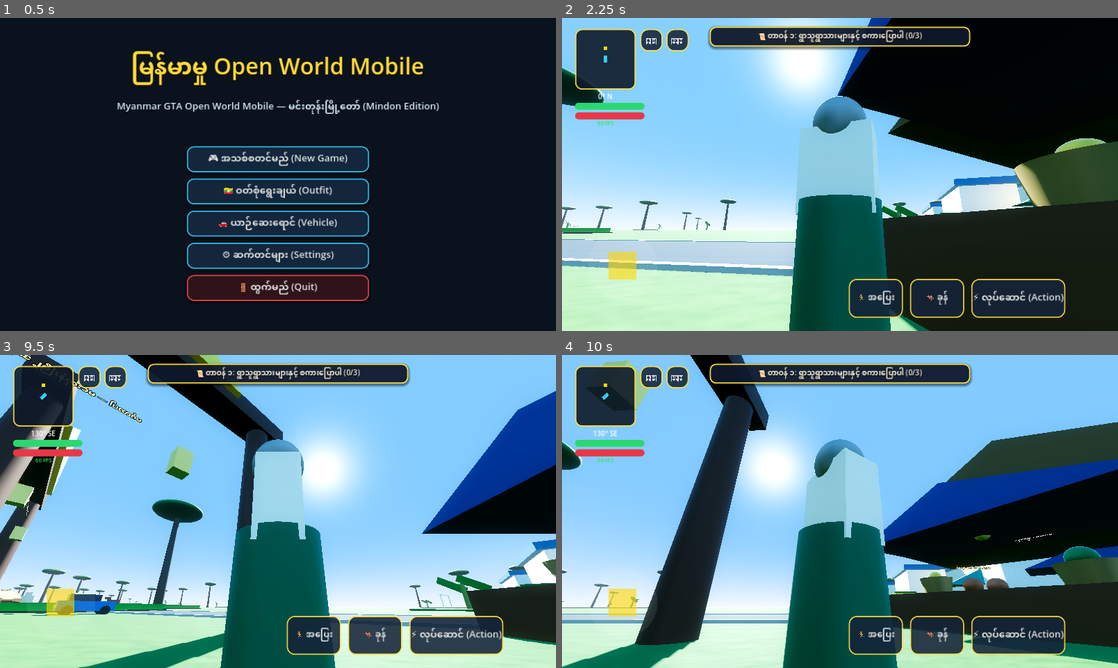
Above: before the commit, frames 1-4 (two rows, left to right).
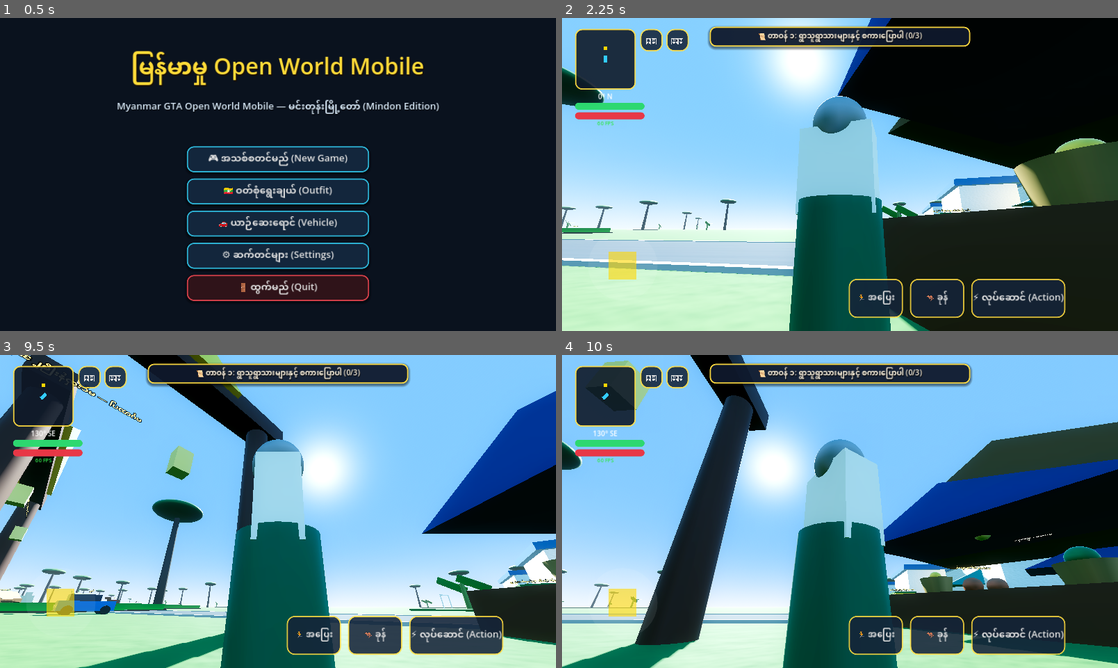
Above: after the commit, the same moments.

Repository: sudohlaingwin/gta-open-world
Game: Godot game, scene res://scenes/main_menu.tscn
The game is run twice, just before and just after one commit, with the same random seed, the same clock (stepped at 60 frames per second) and the same inputs.
Inputs (mouse positions are in pixels of both pictures, inside the frame that each line leads up to):
- Up to frame 1 (0.5 s): no input
- Up to frame 2 (2.25 s): click "🎮 အသစ်စတင်မည် (New Game)" at 0.5 s; drag from (628, 274) to (895, 105) at 1.27 s; drag from (728, 190) to (812, 237) at 2.02 s
- Up to frame 3 (9.5 s): move the mouse to (333, 442) at 2.77 s; hold Right (ui_right) 2.78-3.5 s; hold Ctrl 2.78-3.5 s; drag from (250, 574) to (111, 464) at 3.52 s; click "🗺️" at 4.25 s; click "⏸️" at 5 s; click "🏃 အပြေး" at 5.75 s; click "🦘 ခုန်" at 6.5 s; click "⚡ လုပ်ဆောင် (Action)" at 7.25 s; click "✕" at 8 s; tap Enter at 8.75 s; move the mouse to (444, 558) at 8.77 s; hold Left (ui_left) from 8.78 s (still down); hold Ctrl from 8.78 s (still down); tap Space at 9.02 s
- Up to frame 4 (10 s): release Left (ui_left) at 9.5 s; release Ctrl at 9.5 s; drag from (673, 464) to (756, 433) at 9.52 s

Frame 1 is identical in both runs. In frame 2, less than 0.1% of the frame differs, in the area x 66-74%, y 60-63%; in frame 3, less than 0.1%, in the area x 16-100%, y 71-78%; in frame 4, less than 0.1%.

Commit message:
Slice 213: Complete Ground, Mount & Aviation Fleet 3D Cultural Signage Overhaul

Diff:
--- a/scenes/airplane.tscn
+++ b/scenes/airplane.tscn
@@ -78,3 +78,10 @@
 
 [node name="CollisionShape3D" type="CollisionShape3D" parent="InteractionArea"]
 shape = SubResource("SphereShape3D_interact")
+
+[node name="PlaneSign" type="Label3D" parent="."]
+transform = Transform3D(1, 0, 0, 0, 1, 0, 0, 0, 1, 0, 3.4, 0)
+text = "မင်းတုန်း အပေါ့စား လေယာဉ်ပျံ ✈️"
+font_size = 40
+outline_size = 12
+modulate = Color(1.0, 0.90, 0.40, 1)
--- a/scenes/helicopter.tscn
+++ b/scenes/helicopter.tscn
@@ -82,3 +82,10 @@
 
 [node name="CollisionShape3D" type="CollisionShape3D" parent="InteractionArea"]
 shape = SubResource("SphereShape3D_interact")
+
+[node name="HeliSign" type="Label3D" parent="."]
+transform = Transform3D(1, 0, 0, 0, 1, 0, 0, 0, 1, 0, 3.8, 0)
+text = "မင်းတုန်း ကယ်ဆယ်ရေး ရဟတ်ယာဉ် 🚁"
+font_size = 40
+outline_size = 12
+modulate = Color(1.0, 0.90, 0.40, 1)
--- a/scenes/myanmar_horse.tscn
+++ b/scenes/myanmar_horse.tscn
@@ -107,3 +107,10 @@
 [node name="CollisionShape3D" type="CollisionShape3D" parent="InteractionArea"]
 transform = Transform3D(1, 0, 0, 0, 1, 0, 0, 0, 1, 0, 1.35, 0)
 shape = SubResource("BoxShape3D_interact")
+
+[node name="HorseSign" type="Label3D" parent="."]
+transform = Transform3D(1, 0, 0, 0, 1, 0, 0, 0, 1, 0, 2.9, 0)
+text = "မင်းတုန်း သိန္ဓောမြင်းရိုင်း 🐎"
+font_size = 38
+outline_size = 10
+modulate = Color(1.0, 0.90, 0.40, 1)
--- a/scenes/myanmar_motorcycle.tscn
+++ b/scenes/myanmar_motorcycle.tscn
@@ -116,3 +116,10 @@
 [node name="CollisionShape3D" type="CollisionShape3D" parent="InteractionArea"]
 transform = Transform3D(1, 0, 0, 0, 1, 0, 0, 0, 1, 0, 0.75, 0)
 shape = SubResource("BoxShape3D_interact")
+
+[node name="BikeSign" type="Label3D" parent="."]
+transform = Transform3D(1, 0, 0, 0, 1, 0, 0, 0, 1, 0, 1.8, 0)
+text = "မြန်မာသုံး ဆိုင်ကယ် (၁၂၅ စီစီ) 🏍️"
+font_size = 36
+outline_size = 10
+modulate = Color(1.0, 0.90, 0.40, 1)
--- a/scenes/myanmar_tuktuk.tscn
+++ b/scenes/myanmar_tuktuk.tscn
@@ -116,3 +116,10 @@
 [node name="CollisionShape3D" type="CollisionShape3D" parent="InteractionArea"]
 transform = Transform3D(1, 0, 0, 0, 1, 0, 0, 0, 1, 0, 1.25, 0)
 shape = SubResource("BoxShape3D_interact")
+
+[node name="TukTukSign" type="Label3D" parent="."]
+transform = Transform3D(1, 0, 0, 0, 1, 0, 0, 0, 1, 0, 2.5, 0)
+text = "မင်းတုန်း သုံးဘီး တုတ်တုတ်ယာဉ် 🛺"
+font_size = 36
+outline_size = 10
+modulate = Color(1.0, 0.90, 0.40, 1)
--- a/scenes/rideable_cow.tscn
+++ b/scenes/rideable_cow.tscn
@@ -106,3 +106,10 @@
 [node name="CollisionShape3D" type="CollisionShape3D" parent="InteractionArea"]
 transform = Transform3D(1, 0, 0, 0, 1, 0, 0, 0, 1, 0, 1.25, 0)
 shape = SubResource("SphereShape3D_interact")
+
+[node name="CowSign" type="Label3D" parent="."]
+transform = Transform3D(1, 0, 0, 0, 1, 0, 0, 0, 1, 0, 2.8, 0)
+text = "စီးနင်းနိုင်သော နွားမကြီး 🐄"
+font_size = 38
+outline_size = 10
+modulate = Color(1.0, 0.90, 0.40, 1)
--- a/scenes/village_car.tscn
+++ b/scenes/village_car.tscn
@@ -157,3 +157,10 @@
 [node name="CollisionShape3D" type="CollisionShape3D" parent="InteractionArea"]
 transform = Transform3D(1, 0, 0, 0, 1, 0, 0, 0, 1, 0, 0.98, 0)
 shape = SubResource("BoxShape3D_interact")
+
+[node name="CarSign" type="Label3D" parent="."]
+transform = Transform3D(1, 0, 0, 0, 1, 0, 0, 0, 1, 0, 2.3, 0)
+text = "မင်းတုန်း မြို့ပြ ခရီးသည်တင်ကား 🚗"
+font_size = 36
+outline_size = 10
+modulate = Color(1.0, 0.90, 0.40, 1)
Not shown, changed: COLLAB.md
